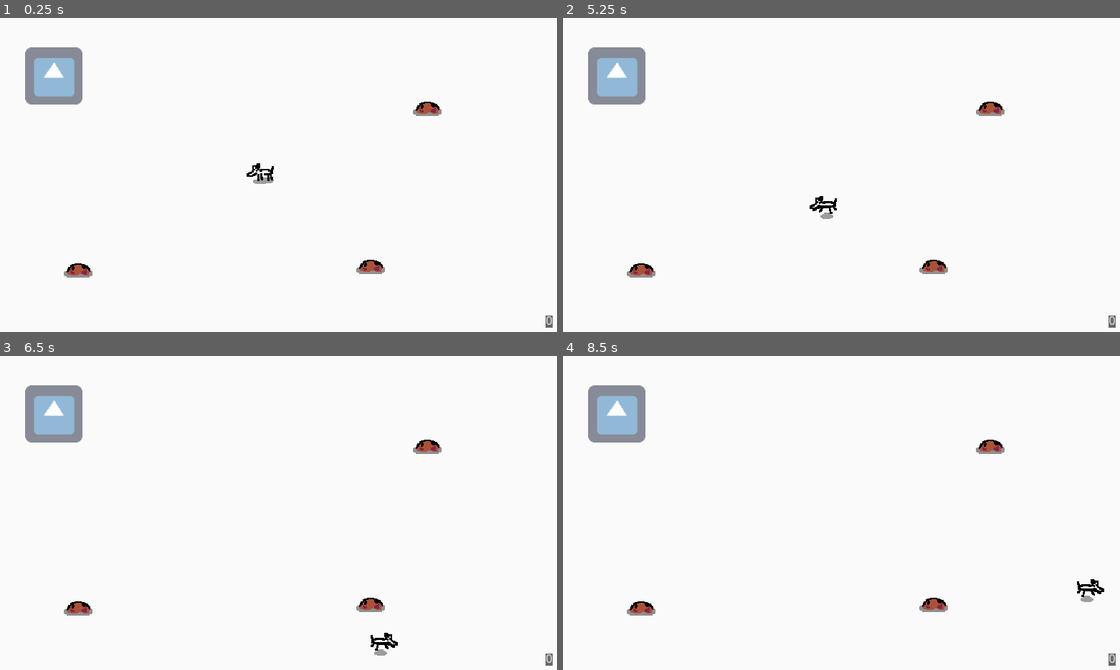
Above: before the commit, frames 1-4 (two rows, left to right).
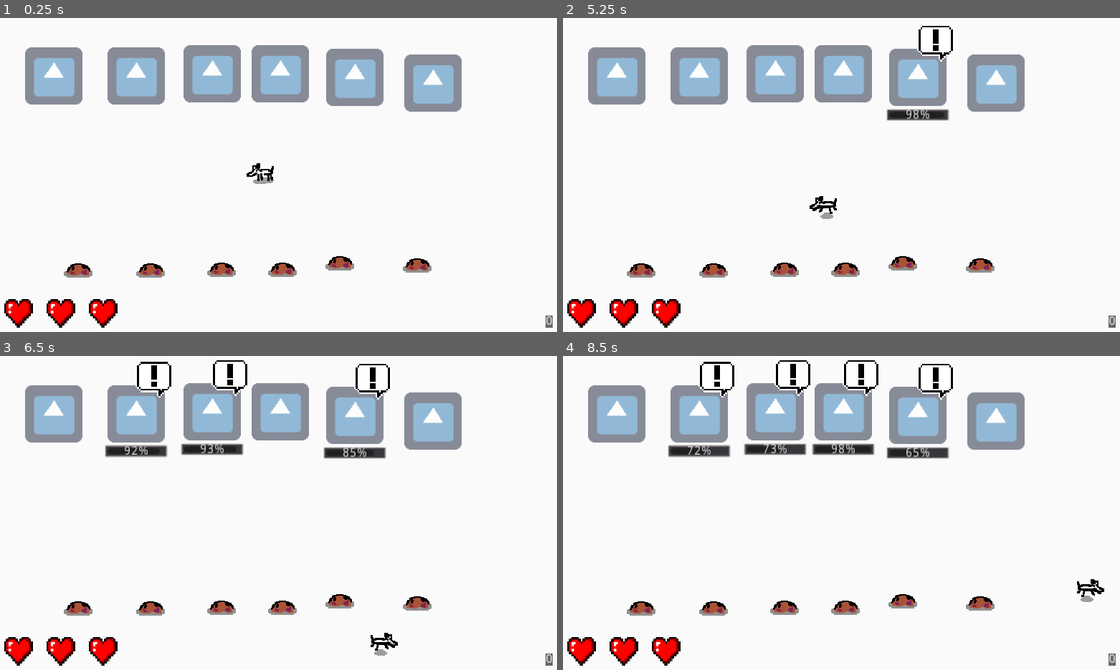
Above: after the commit, the same moments.

Repository: devlhm/FeiraTecnologica
Game: Godot game, scene res://Scenes/MainScene.tscn
Same seed, same stepped clock (60 frames per second), same inputs: the game is played once before the commit and once after it. The engine's default icon, where the game draws it, is replaced by a stand-in: a white triangle on a blue panel in a dark square.
Inputs:
- Up to frame 1 (0.25 s): no input
- Up to frame 2 (5.25 s): tap Enter at 0.5 s; hold D (right) 0.53-1.28 s; hold E (interact) 0.53-1.28 s; hold S (down) 1.28-2.03 s; tap E (interact) at 1.35, 2.85, 4.35 s; hold D (right) 2.03-2.78 s; hold E (interact) 2.03-2.78 s; hold W (up) 2.78-3.53 s; hold E (interact) 3.53-4.28 s; hold A (left) 3.53-5.03 s; hold S (down) from 5.03 s (still down); hold E (interact) from 5.03 s (still down)
- Up to frame 3 (6.5 s): release S (down) at 5.78 s; release E (interact) at 5.78 s; hold D (right) from 5.78 s (still down); tap E (interact) at 5.85 s
- Up to frame 4 (8.5 s): release D (right) at 6.53 s; hold W (up) 6.53-7.28 s; hold E (interact) 6.53-7.28 s; hold D (right) 7.28-8.03 s; tap E (interact) at 7.35 s; hold S (down) from 8.03 s (still down); hold E (interact) from 8.03 s (still down)

The runs differ from the first frame. In frame 1, 11% of the frame differs, in the area x 0-83%, y 8-99%; in frame 2, 12%; in frame 3, 13%; in frame 4, 13%, in the area x 0-83%, y 1-99%.

Commit message:
implemented core gameplay mechanics

Diff:
--- a/Scenes/DeliveryZone.tscn
+++ b/Scenes/DeliveryZone.tscn
@@ -1,7 +1,8 @@
-[gd_scene load_steps=4 format=2]
+[gd_scene load_steps=5 format=2]
 
 [ext_resource path="res://icon.png" type="Texture" id=1]
 [ext_resource path="res://Scripts/DeliveryZone.gd" type="Script" id=2]
+[ext_resource path="res://Sprites/exclamation_mark.png" type="Texture" id=3]
 
 [sub_resource type="RectangleShape2D" id=1]
 extents = Vector2( 50, 50 )
@@ -9,6 +10,16 @@
 [node name="DeliveryZone" type="Area2D"]
 collision_layer = 4
 script = ExtResource( 2 )
+request_chance = 0.4
+request_base_interval = 7.0
+request_interval_rand = 2.0
+
+[node name="Exclamation" type="Sprite" parent="."]
+visible = false
+position = Vector2( 21, -41 )
+scale = Vector2( 0.2, 0.2 )
+z_index = 1
+texture = ExtResource( 3 )
 
 [node name="Sprite" type="Sprite" parent="."]
 modulate = Color( 1, 1, 1, 0.588235 )
@@ -17,3 +28,18 @@
 [node name="Collision" type="CollisionShape2D" parent="."]
 visible = false
 shape = SubResource( 1 )
+
+[node name="DeliveryTimeTween" type="Tween" parent="."]
+
+[node name="DeliveryTimeBar" type="ProgressBar" parent="."]
+visible = false
+margin_left = -35.0
+margin_top = 35.0
+margin_right = 35.0
+margin_bottom = 49.0
+value = 100.0
+__meta__ = {
+"_edit_use_anchors_": false
+}
+
+[connection signal="tween_completed" from="DeliveryTimeTween" to="." method="_on_delivery_timeout"]
--- /dev/null
+++ b/Scenes/HPBar.gd
@@ -0,0 +1,6 @@
+class_name HPBar
+extends HBoxContainer
+
+func remove_heart() -> void:
+	if get_child_count() > 0:
+		get_children()[get_child_count() - 1].queue_free()
--- a/Scenes/HUD.tscn
+++ b/Scenes/HUD.tscn
@@ -1,6 +1,8 @@
-[gd_scene load_steps=3 format=2]
+[gd_scene load_steps=5 format=2]
 
 [ext_resource path="res://Scripts/HUD.gd" type="Script" id=1]
+[ext_resource path="res://Sprites/heart.png" type="Texture" id=2]
+[ext_resource path="res://Scenes/HPBar.gd" type="Script" id=3]
 
 [sub_resource type="StyleBoxFlat" id=1]
 bg_color = Color( 0, 0, 0, 0.588235 )
@@ -42,3 +44,33 @@
 __meta__ = {
 "_edit_use_anchors_": false
 }
+
+[node name="HPBar" type="HBoxContainer" parent="." groups=["hp_bar"]]
+anchor_top = 1.0
+anchor_bottom = 1.0
+margin_left = 20.0
+margin_top = -40.0
+margin_right = 104.0
+margin_bottom = -20.0
+custom_constants/separation = 15
+script = ExtResource( 3 )
+__meta__ = {
+"_edit_use_anchors_": false
+}
+
+[node name="TextureRect" type="TextureRect" parent="HPBar"]
+margin_right = 32.0
+margin_bottom = 32.0
+texture = ExtResource( 2 )
+
+[node name="TextureRect2" type="TextureRect" parent="HPBar"]
+margin_left = 47.0
+margin_right = 79.0
+margin_bottom = 32.0
+texture = ExtResource( 2 )
+
+[node name="TextureRect3" type="TextureRect" parent="HPBar"]
+margin_left = 94.0
+margin_right = 126.0
+margin_bottom = 32.0
+texture = ExtResource( 2 )
--- a/Scenes/MainScene.tscn
+++ b/Scenes/MainScene.tscn
@@ -19,17 +19,49 @@
 
 [node name="Hole" parent="." instance=ExtResource( 2 )]
 position = Vector2( 102, 281 )
-item = 3
 
 [node name="Hole2" parent="." instance=ExtResource( 2 )]
-position = Vector2( 492, 100 )
+position = Vector2( 183, 281 )
 item = 1
 
 [node name="Hole3" parent="." instance=ExtResource( 2 )]
-position = Vector2( 429, 277 )
+position = Vector2( 262, 280 )
+item = 2
+
+[node name="Hole4" parent="." instance=ExtResource( 2 )]
+position = Vector2( 330, 280 )
+item = 3
+
+[node name="Hole5" parent="." instance=ExtResource( 2 )]
+position = Vector2( 394, 273 )
+item = 4
+
+[node name="Hole6" parent="." instance=ExtResource( 2 )]
+position = Vector2( 481, 275 )
+item = 5
 
 [node name="DeliveryZone" parent="." instance=ExtResource( 3 )]
 position = Vector2( 75, 70 )
+
+[node name="DeliveryZone2" parent="." instance=ExtResource( 3 )]
+position = Vector2( 167, 70 )
+type = 1
+
+[node name="DeliveryZone3" parent="." instance=ExtResource( 3 )]
+position = Vector2( 252, 68 )
+type = 2
+
+[node name="DeliveryZone4" parent="." instance=ExtResource( 3 )]
+position = Vector2( 328, 68 )
+type = 3
+
+[node name="DeliveryZone5" parent="." instance=ExtResource( 3 )]
+position = Vector2( 411, 72 )
+type = 4
+
+[node name="DeliveryZone6" parent="." instance=ExtResource( 3 )]
+position = Vector2( 498, 78 )
+type = 5
 
 [node name="Canvas" type="CanvasLayer" parent="."]
 
@@ -46,11 +78,10 @@
 
 [node name="Label" type="Label" parent="DeveloperNotes"]
 margin_left = 10.0
-margin_top = 10.0
+margin_top = 15.0
 margin_right = 630.0
-margin_bottom = 92.0
-text = "Mudei um pouco do código para deixar mais claro e menos poluído.
-Precisamos fazer cada membro da família aceitar um tipo específico de plástico, infelizmente vou ter que parar por agora por causa do trabalho.
+margin_bottom = 80.0
+text = "Implementei todas as mecânicas de gameplay, falta adicionar os controles pra mobile, as artes, sons, e os menus. Ah, e balancear tbm ;)
 
-Cauê, 19-11-2021"
+Lulu, 19-11-2021 18h37"
 autowrap = true
--- a/Scenes/Player.tscn
+++ b/Scenes/Player.tscn
@@ -9,20 +9,20 @@
 atlas = ExtResource( 1 )
 region = Rect2( 0, 0, 32, 32 )
 
+[sub_resource type="AtlasTexture" id=6]
+atlas = ExtResource( 1 )
+region = Rect2( 0, 0, 32, 32 )
+
+[sub_resource type="AtlasTexture" id=7]
+atlas = ExtResource( 1 )
+region = Rect2( 32, 0, 32, 32 )
+
 [sub_resource type="AtlasTexture" id=4]
 atlas = ExtResource( 3 )
 region = Rect2( 0, 0, 32, 32 )
 
 [sub_resource type="AtlasTexture" id=5]
 atlas = ExtResource( 3 )
-region = Rect2( 32, 0, 32, 32 )
-
-[sub_resource type="AtlasTexture" id=6]
-atlas = ExtResource( 1 )
-region = Rect2( 0, 0, 32, 32 )
-
-[sub_resource type="AtlasTexture" id=7]
-atlas = ExtResource( 1 )
 region = Rect2( 32, 0, 32, 32 )
 
 [sub_resource type="SpriteFrames" id=1]
@@ -32,21 +32,21 @@
 "name": "Idle",
 "speed": 5.0
 }, {
+"frames": [ SubResource( 6 ), SubResource( 7 ) ],
+"loop": true,
+"name": "Walk",
+"speed": 8.0
+}, {
 "frames": [ SubResource( 4 ), SubResource( 5 ) ],
 "loop": true,
 "name": "Action",
-"speed": 8.0
-}, {
-"frames": [ SubResource( 6 ), SubResource( 7 ) ],
-"loop": true,
-"name": "Walk",
 "speed": 8.0
 } ]
 
 [sub_resource type="RectangleShape2D" id=2]
 extents = Vector2( 16, 16 )
 
-[node name="Player" type="KinematicBody2D"]
+[node name="Player" type="KinematicBody2D" groups=["player"]]
 script = ExtResource( 2 )
 
 [node name="InteractionTimer" type="Timer" parent="."]
--- a/Scripts/DeliveryZone.gd
+++ b/Scripts/DeliveryZone.gd
@@ -1,14 +1,108 @@
 class_name DeliveryZone
 extends Area2D
 
-export (int) var type: int = 0
+export (ItemTypes.Types) var type: int = 0
+export (float, 0.05, 1, 0.05) var request_chance
+export (float, 1) var request_base_interval = 5
+export var request_interval_rand : float = 1
+export (float, 1) var request_duration = 10
+export (float, 1) var request_min_duration = 5
+export var request_duration_subtrahend : float = .3
+
+var requesting : bool = false
+var lower_duration : bool = false
+
+signal item_received
+signal delivery_timeout
+
+var player : Player
+var hp_bar : HPBar
 
 func _ready() -> void:
+	hp_bar = get_tree().get_nodes_in_group("hp_bar")[0]
+	player = get_tree().get_nodes_in_group("player")[0]
+
+	connect_signals()
+
+	$DeliveryTimeBar.max_value = request_duration
+	$DeliveryTimeBar.value = request_duration
+
+	request_coroutine()
+
+func connect_signals() -> void:
 	connect("body_entered", self, "on_body_entered")
+	connect("item_received", self, "on_item_received")
+	connect("delivery_timeout", player, "lose_life")
+	connect("delivery_timeout", hp_bar, "remove_heart")
+	GameController.connect("lower_duration", self, "on_lower_duration")
 
 func on_body_entered(body: Node) -> void:
 	var _bodyTyped = (body as Player)
+	var itemType = _bodyTyped.get_item_type()
 
-#	-- Placeholder until other items sprites:
-	_bodyTyped.itemSprite.hide()
+	if itemType == type and requesting:
+		_bodyTyped.empty_item()
+		emit_signal("item_received")
+	else:
+		# error sound or something like that
+		pass
+
+func on_lower_duration():
+	lower_duration = true
+
+func lower_duration():
+	var new_request_duration = request_duration - request_duration_subtrahend
+	if(new_request_duration <= request_min_duration):
+		lower_duration = false
+		new_request_duration = request_min_duration
+
+	request_duration = new_request_duration
+
+	print(request_duration)
+
+func request_coroutine():
+	var request_interval = request_base_interval + rand_range(request_interval_rand * -1, request_interval_rand)
+
+	if lower_duration:
+		lower_duration()
+	yield(get_tree().create_timer(request_interval), "timeout")
+	if randf() < request_chance:
+		print("request: " + str(type))
+		start_request()
+
+		yield(self, "item_received")
+
+	#loop
+	request_coroutine()
+
+func start_request():
+	requesting = true
+	$Exclamation.show()
+	$DeliveryTimeBar.show()
+	$DeliveryTimeTween.interpolate_property($DeliveryTimeBar, "value", $DeliveryTimeBar.value, 0, request_duration)
+	$DeliveryTimeTween.start()
+
+func _on_delivery_timeout(object: Object, key: NodePath) -> void:
+	emit_signal("delivery_timeout")
+
+	yield(get_tree().create_timer(1.0), "timeout")
+
+	reset_request()
+
+func reset_request() -> void:
+	$Exclamation.hide()
+	$DeliveryTimeBar.hide()
+	$DeliveryTimeBar.value = $DeliveryTimeBar.max_value
+	$DeliveryTimeTween.stop_all()
+
+
+func on_item_received() -> void:
+	requesting = false
+	print("item received")
+	$Exclamation.hide()
+	$DeliveryTimeBar.hide()
+	$DeliveryTimeBar.value = $DeliveryTimeBar.max_value
+	$DeliveryTimeTween.stop_all()
+
+	#	-- Placeholder until other items sprites:
 	GameController.add_score()
--- a/Scripts/GameController.gd
+++ b/Scripts/GameController.gd
@@ -3,7 +3,15 @@
 signal score_updated(new_score)
 
 var score : int = 0
+var lowering_duration_score = 3
+signal lower_duration
 
 func add_score() -> void:
 	score += 1
+	if score > lowering_duration_score:
+		emit_signal("lower_duration")
+		print("lower duration")
 	emit_signal("score_updated", score)
+
+func game_over() -> void:
+	print("game over")
--- a/Scripts/Hole.gd
+++ b/Scripts/Hole.gd
@@ -21,4 +21,4 @@
 	var _overlappingBodies: Array = get_overlapping_bodies()
 
 	if event.is_action_pressed("interact") and _overlappingBodies.size() > 0:
-		(_overlappingBodies[0] as Player).interact()
+		(_overlappingBodies[0] as Player).interact(item)
--- a/Scripts/Player.gd
+++ b/Scripts/Player.gd
@@ -10,9 +10,14 @@
 
 var itemType: int = -1
 
+export var lives : int = 3
+
 onready var interactionTimer: Timer = ($InteractionTimer as Timer)
 onready var sprite: AnimatedSprite = ($Sprite as AnimatedSprite)
 onready var itemSprite: Sprite = ($ItemSprite as Sprite)
+
+func _ready() -> void:
+	get_tree().call_group("hole", "set", "player", self)
 
 func get_input() -> void:
 	var _inputVector = Vector2(
@@ -34,7 +39,8 @@
 			sprite.play("Action")
 			velocity = Vector2()
 
-func interact() -> void:
+func interact(item: int) -> void:
+	itemType = item
 	state = States.ACTION
 
 	interactionTimer.start()
@@ -42,6 +48,13 @@
 
 	itemSprite.show()
 	state = States.FREE
+
+func get_item_type() -> int:
+	return itemType
+
+func empty_item() -> void:
+	itemType = -1
+	$ItemSprite.hide()
 
 func animate() -> void:
 	if velocity != Vector2.ZERO:
@@ -51,3 +64,9 @@
 			sprite.flip_h = (velocity.x > 0)
 	else:
 		sprite.play("Idle")
+
+func lose_life() -> void:
+	lives -= 1
+	get_tree().call_group("hp_bar", "remove_heart")
+	if lives == 0:
+		GameController.game_over()
--- a/project.godot
+++ b/project.godot
@@ -14,6 +14,11 @@
 "language": "GDScript",
 "path": "res://Scripts/DeliveryZone.gd"
 }, {
+"base": "HBoxContainer",
+"class": "HPBar",
+"language": "GDScript",
+"path": "res://Scenes/HPBar.gd"
+}, {
 "base": "Area2D",
 "class": "Hole",
 "language": "GDScript",
@@ -26,6 +31,7 @@
 } ]
 _global_script_class_icons={
 "DeliveryZone": "",
+"HPBar": "",
 "Hole": "",
 "Player": ""
 }
Binary file added: Sprites/exclamation_mark.png
Not shown, added: Sprites/exclamation_mark.png.import
Binary file added: Sprites/heart.png
Not shown, added: Sprites/heart.png.import
